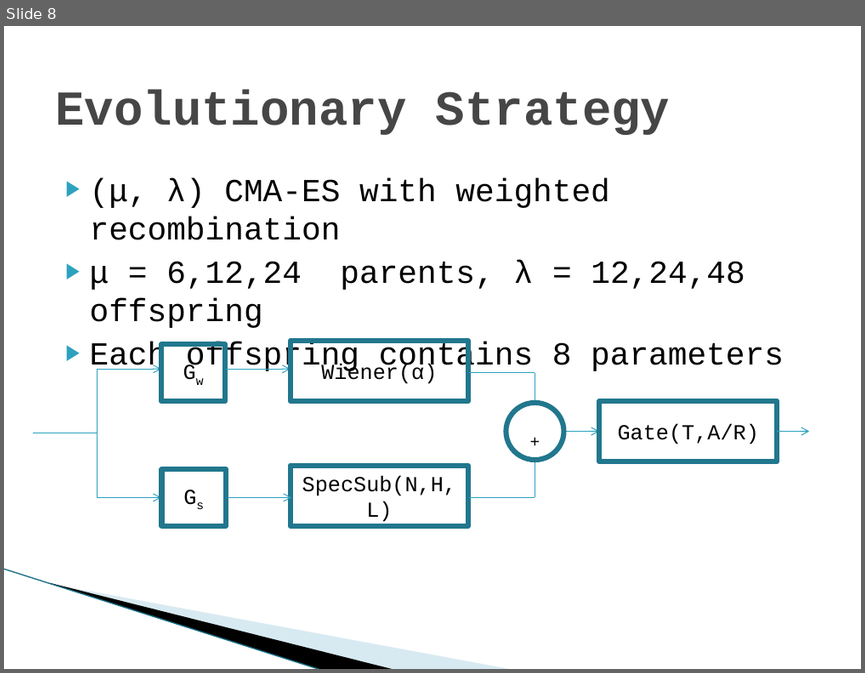
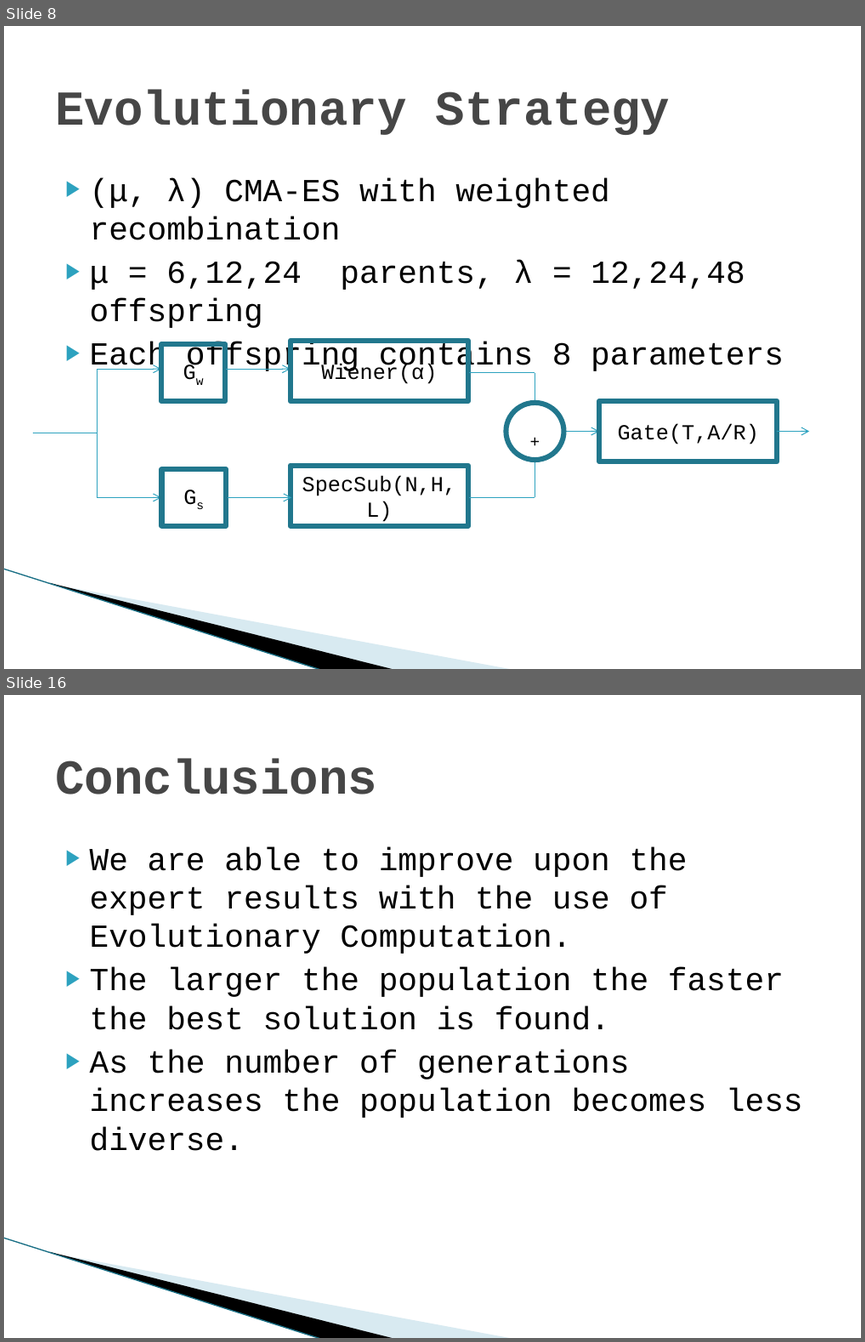
Before and after one commit to vfasburg/cse_848, a slide deck: project/848_Project_Presentation_Fasburg_Thomas.pptx. Shown one above the other, each under a label of ours: slide 8 before the commit, slides 8 and 16 after it; the slides between them are not shown. The pictures are 865x673 and 865x1342 pixels, drawn with LibreOffice and Linux fonts; fonts in the diff are those of the drawing; background and template pictures are left out. Boxes give left, top, right and bottom in pixels: in the first picture for what was removed or moved away, otherwise in the second. Text is boxed around its words. In the diff, an @@ line names an element or a change of style, - is before the commit and + after.

Commit message:
added results to slides

```diff
--- a/project/848_Project_Presentation_Fasburg_Thomas.pptx
+++ b/project/848_Project_Presentation_Fasburg_Thomas.pptx
@@ slide 16 added at (4,695,861,1338), background #FFFFFF; not listed: 3 template elements that a slide beside it also shows @@
@@ title added at (55,758,377,794), 41 pt, text #464646, bold @@
+Conclusions
@@ text added at (90,847,803,1151), 27 pt, text #000000 @@
+▶ We are able to improve upon the expert results with the use of Evolutionary Computation.
+▶ The larger the population the faster the best solution is found.
+▶ As the number of generations increases the population becomes less diverse.
```
Also in this commit, not shown: 2 slides changed, 6 other slides added, 1 slide removed, 2 other files.
